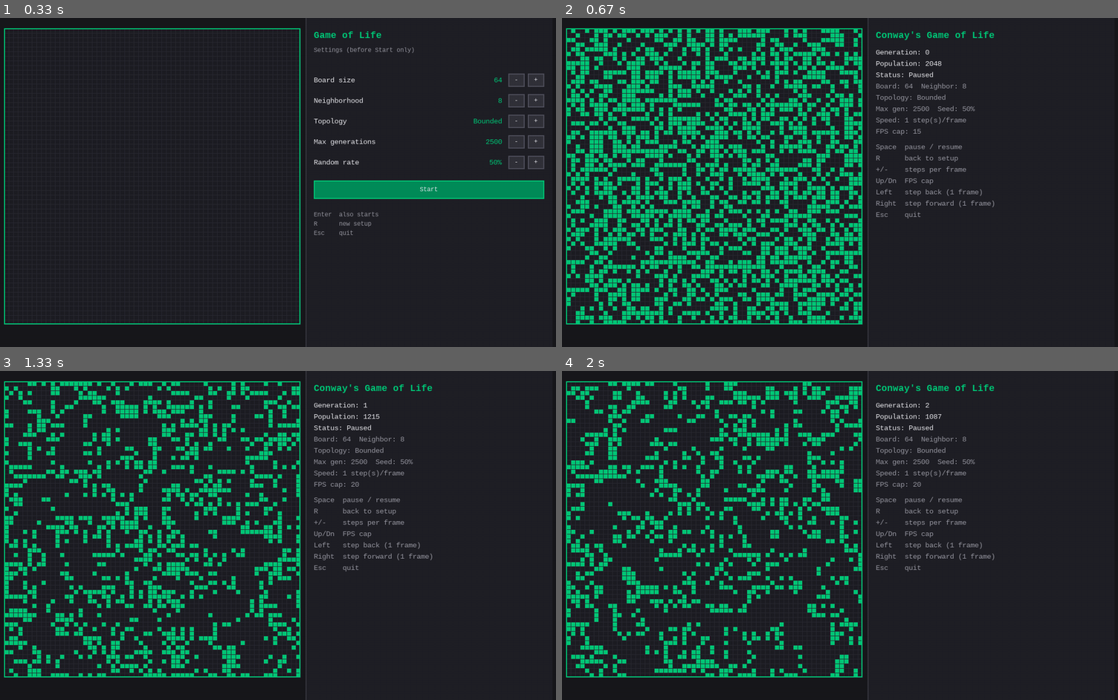
Above: before the commit, frames 1-4 (two rows, left to right).
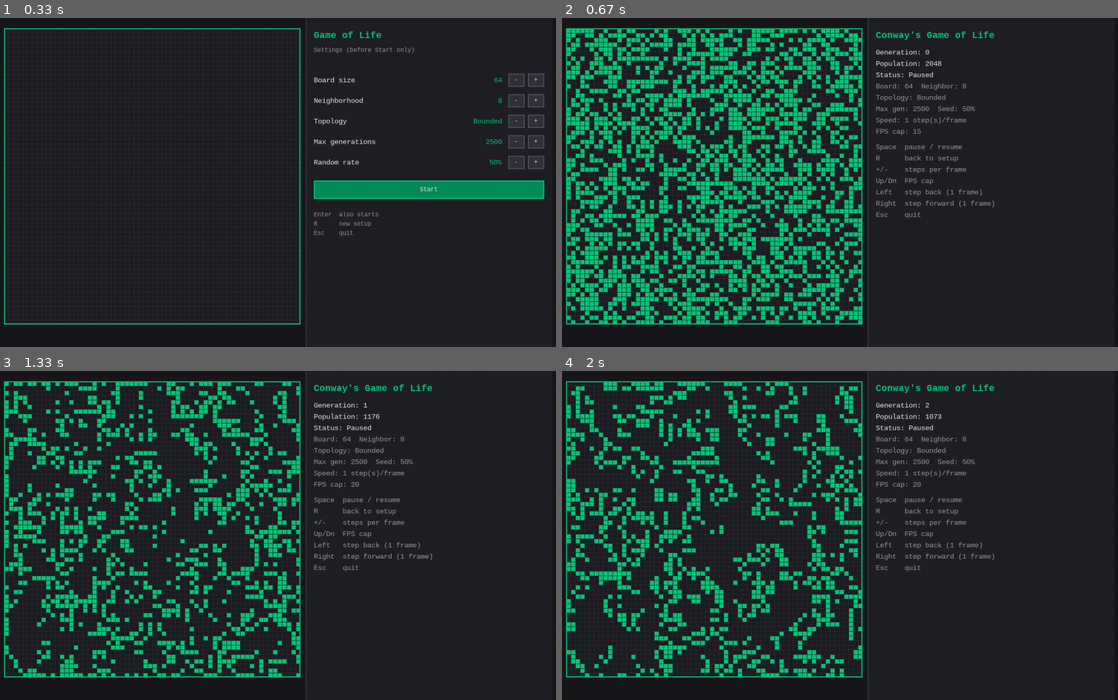
Above: after the commit, the same moments.

Repository: tasi-ts/GoL
Game: pygame game, started from gol/__main__.py
Two runs of this game, one before a commit and one after it. Both use one fixed random seed, a clock stepped at 60 frames per second and the inputs below.
Inputs (mouse positions are in pixels of both pictures, inside the frame that each line leads up to):
- Up to frame 1 (0.33 s): no input
- Up to frame 2 (0.67 s): click "Start" at 0.42 s
- Up to frame 3 (1.33 s): hold Right 0.67-1.13 s; move the mouse to (255, 551) at 0.7 s; hold Up from 1.17 s (still down)
- Up to frame 4 (2 s): release Up at 1.47 s; hold Right 1.5-1.97 s

Frame 1 is identical in both runs. In frame 2, 23% of the frame differs, in the area x 0-54%, y 3-93%; in frame 3, 18%; in frame 4, 18%.

Commit message:
Represent boards solely as a live-cell set behind a shared protocol

Diff:
--- a/gol/board.py
+++ b/gol/board.py
@@ -1,18 +1,46 @@
 import copy
-import random
+from typing import Protocol, runtime_checkable
 
 import matplotlib.pyplot as plt
 
+from .seeding import make_rng, target_live_count
+
+
+@runtime_checkable
+class BoardProtocol(Protocol):
+    """Shared surface used by ``GameOfLife`` for flat and geodesic boards."""
+
+    cells: set
+
+    @property
+    def cell_count(self) -> int: ...
+
+    @property
+    def live_cells(self) -> set: ...
+
+    @property
+    def area(self) -> int: ...
+
+    def is_alive(self, cell) -> bool: ...
+
+    def set_alive(self, cell, alive: bool) -> None: ...
+
+    def neighbors(self, cell): ...
+
+    def add_object(self, coord_set) -> None: ...
+
+    def add_random_coords(self, rate=None, seed=None) -> None: ...
+
+    def calc_area(self) -> None: ...
+
 
 class FlatBoard:
-    """Square grid board implementing the shared board protocol."""
+    """Square grid board. Live cells are ``(row, column)`` pairs."""
 
     def __init__(self, size, rules=None) -> None:
         self.size = size
         self.rules = rules
-        self.array = [[0 for _ in range(self.size)] for _ in range(self.size)]
         self.cells = set()
-        self.area = 0
 
     @property
     def cell_count(self):
@@ -22,13 +50,14 @@
     def live_cells(self):
         return self.cells
 
+    @property
+    def area(self):
+        return len(self.cells)
+
     def is_alive(self, cell):
-        x, y = cell
-        return self.array[x][y] == 1
+        return cell in self.cells
 
     def set_alive(self, cell, alive):
-        x, y = cell
-        self.array[x][y] = 1 if alive else 0
         if alive:
             self.cells.add(cell)
         else:
@@ -50,13 +79,13 @@
     def print_board(self):
         for i in range(self.size):
             for j in range(self.size):
-                print("{0}".format(self.array[i][j]), end=" ")
+                print("{0}".format(1 if self.is_alive((i, j)) else 0), end=" ")
             print()
         print()
 
     def convert_to_binary_image(self):
         return [
-            [self.array[j][i] * 255 for i in range(self.size)]
+            [255 if self.is_alive((j, i)) else 0 for i in range(self.size)]
             for j in range(self.size)
         ]
 
@@ -67,41 +96,26 @@
 
     def add_object(self, coord_set):
         self.cells = self.cells.union(coord_set)
-        for elem in coord_set:
-            x, y = elem
-            self.array[x][y] = 1
-        self.calc_area()
 
-    def add_random_coords(self, rate=None):
-        if rate is None:
-            num = int(self.size * self.size * 0.5)
-        else:
-            num = int(self.size * self.size * rate)
-        cnt = 0
-        while cnt < num:
-            x = random.randrange(self.size)
-            y = random.randrange(self.size)
-            if (x, y) not in self.cells:
-                self.cells.add((x, y))
-                self.array[x][y] = 1
-                cnt += 1
-        self.calc_area()
+    def add_random_coords(self, rate=None, seed=None):
+        num = target_live_count(self.cell_count, rate)
+        rng = make_rng(seed)
+        added = 0
+        while added < num:
+            cell = (rng.randrange(self.size), rng.randrange(self.size))
+            if cell not in self.cells:
+                self.cells.add(cell)
+                added += 1
 
     def calc_area(self):
-        area_array = int(sum([sum(row) for row in self.array]))
-        area_cells = len(self.cells)
-        if not area_array == area_cells:
-            raise Exception("--- Area is inconsistent! ---")
-        self.area = area_cells
+        """No-op: ``area`` is ``len(live_cells)``."""
 
     def __deepcopy__(self, memo):
         new_board = object.__new__(FlatBoard)
         memo[id(self)] = new_board
         new_board.size = self.size
         new_board.rules = copy.deepcopy(self.rules, memo) if self.rules else None
-        new_board.array = copy.deepcopy(self.array, memo)
         new_board.cells = set(self.cells)
-        new_board.area = self.area
         return new_board
 
 
--- a/gol/game.py
+++ b/gol/game.py
@@ -9,13 +9,16 @@
 
 class GameOfLife:
 
-    def __init__(self, init_board, rule_set=None, max_iter=2500, rand_rate=0.5) -> None:
+    def __init__(
+        self, init_board, rule_set=None, max_iter=2500, rand_rate=0.5, seed=None
+    ) -> None:
         self.board = init_board
         if isinstance(init_board, FlatBoard) and rule_set is not None:
             init_board.rules = rule_set
         self.rule_set = rule_set
         self.max_iter = max_iter
         self.rand_rate = rand_rate
+        self.seed = seed
         self.sequence = []
         self._initial_board = None
 
@@ -56,7 +59,7 @@
 
     def initialize_board(self):
         if self.rand_rate:
-            self.board.add_random_coords(rate=self.rand_rate)
+            self.board.add_random_coords(rate=self.rand_rate, seed=self.seed)
         self.board.calc_area()
         self._initial_board = copy.deepcopy(self.board)
         self.sequence = []
@@ -114,13 +117,16 @@
     neighborhood=8,
     max_iter=2500,
     rand_rate=0.5,
+    seed=None,
 ):
     """Factory for flat or geodesic games."""
     from .topology import Topology
 
     if topology == Topology.SPHERE:
         board = GeodesicBoard(frequency)
-        return GameOfLife(board, rule_set=None, max_iter=max_iter, rand_rate=rand_rate)
+        return GameOfLife(
+            board, rule_set=None, max_iter=max_iter, rand_rate=rand_rate, seed=seed
+        )
 
     rules = Rules(
         neighborhood,
@@ -128,7 +134,9 @@
         toroidal=(topology == Topology.TOROIDAL),
     )
     board = FlatBoard(board_size, rules=rules)
-    return GameOfLife(board, rule_set=rules, max_iter=max_iter, rand_rate=rand_rate)
+    return GameOfLife(
+        board, rule_set=rules, max_iter=max_iter, rand_rate=rand_rate, seed=seed
+    )
 
 
 def main():
--- a/gol/geodesic_board.py
+++ b/gol/geodesic_board.py
@@ -1,6 +1,5 @@
-import random
-
 from .geodesic_mesh import GeodesicMesh
+from .seeding import make_rng, target_live_count
 
 
 class GeodesicBoard:
@@ -10,7 +9,6 @@
         self.frequency = frequency
         self.mesh = GeodesicMesh(frequency)
         self.cells = set()
-        self.area = 0
 
     @property
     def cell_count(self):
@@ -23,6 +21,10 @@
     @property
     def live_cells(self):
         return self.cells
+
+    @property
+    def area(self):
+        return len(self.cells)
 
     def is_alive(self, cell):
         return cell in self.cells
@@ -37,22 +39,17 @@
         return self.mesh.adjacency[cell]
 
     def calc_area(self):
-        self.area = len(self.cells)
+        """No-op: ``area`` is ``len(live_cells)``."""
 
     def add_object(self, coord_set):
         self.cells = self.cells.union(coord_set)
-        self.calc_area()
 
-    def add_random_coords(self, rate=None):
-        if rate is None:
-            num = int(self.cell_count * 0.5)
-        else:
-            num = int(self.cell_count * rate)
+    def add_random_coords(self, rate=None, seed=None):
+        num = target_live_count(self.cell_count, rate)
         candidates = list(range(self.cell_count))
-        random.shuffle(candidates)
+        make_rng(seed).shuffle(candidates)
         for cell_id in candidates[:num]:
             self.cells.add(cell_id)
-        self.calc_area()
 
     def print_cells(self):
         print(self.cells, end="\n\n")
@@ -66,5 +63,4 @@
         new_board.frequency = self.frequency
         new_board.mesh = self.mesh
         new_board.cells = set(self.cells)
-        new_board.area = self.area
         return new_board
--- /dev/null
+++ b/gol/seeding.py
@@ -0,0 +1,15 @@
+"""Shared random-fill helpers for flat and geodesic boards."""
+
+import random
+
+DEFAULT_FILL_RATE = 0.5
+
+
+def target_live_count(cell_count, rate=None):
+    if rate is None:
+        rate = DEFAULT_FILL_RATE
+    return int(cell_count * rate)
+
+
+def make_rng(seed=None):
+    return random.Random(seed)
--- a/tests/helpers.py
+++ b/tests/helpers.py
@@ -1,6 +1,6 @@
 """Canonical Life patterns and board/game builders for characterization tests.
 
-Coordinates are (row, column), matching ``FlatBoard.array[x][y]``.
+Coordinates are (row, column) pairs in ``FlatBoard.live_cells``.
 """
 
 from gol.board import FlatBoard
--- a/tests/integration/test_engine_loop.py
+++ b/tests/integration/test_engine_loop.py
@@ -72,6 +72,14 @@
     assert game.board.area == len(game.board.live_cells)
 
 
+def test_make_game_seed_is_reproducible():
+    first = make_game(Topology.BOUNDED, board_size=16, rand_rate=0.4, seed=99)
+    second = make_game(Topology.BOUNDED, board_size=16, rand_rate=0.4, seed=99)
+    first.initialize_board()
+    second.initialize_board()
+    assert first.board.live_cells == second.board.live_cells
+
+
 def test_sphere_random_run_stays_within_mesh():
     game = make_game(Topology.SPHERE, frequency=2, max_iter=8, rand_rate=0.5)
     game.initialize_board()
--- a/tests/unit/test_board.py
+++ b/tests/unit/test_board.py
@@ -1,9 +1,9 @@
 import copy
-import random
 
 import pytest
 
-from gol.board import Board, FlatBoard
+from gol.board import Board, BoardProtocol, FlatBoard
+from gol.geodesic_board import GeodesicBoard
 from gol.rules import Rules
 
 pytestmark = pytest.mark.unit
@@ -17,32 +17,35 @@
     assert Board is FlatBoard
 
 
+def test_flat_and_geodesic_satisfy_protocol():
+    assert isinstance(_board(), BoardProtocol)
+    assert isinstance(GeodesicBoard(2), BoardProtocol)
+
+
 def test_new_board_is_empty():
     board = _board()
     assert board.cells == set()
     assert board.area == 0
     assert board.cell_count == 25
-    assert all(cell == 0 for row in board.array for cell in row)
+    assert not any(board.is_alive((i, j)) for i in range(5) for j in range(5))
 
 
-def test_set_alive_updates_array_and_cells():
+def test_set_alive_updates_live_cells():
     board = _board()
     board.set_alive((1, 2), True)
     assert board.is_alive((1, 2))
-    assert board.array[1][2] == 1
     assert (1, 2) in board.cells
     board.set_alive((1, 2), False)
     assert not board.is_alive((1, 2))
-    assert board.array[1][2] == 0
     assert (1, 2) not in board.cells
 
 
-def test_set_alive_does_not_refresh_area():
+def test_area_tracks_live_cells():
     board = _board()
     board.set_alive((0, 0), True)
+    assert board.area == 1
+    board.set_alive((0, 0), False)
     assert board.area == 0
-    board.calc_area()
-    assert board.area == 1
 
 
 def test_add_object_sets_area():
@@ -53,26 +56,32 @@
 
 
 def test_add_random_coords_default_rate_is_half():
-    random.seed(0)
     board = _board(size=10)
-    board.add_random_coords()
+    board.add_random_coords(seed=0)
     assert board.area == 50
     assert len(board.cells) == 50
 
 
 def test_add_random_coords_honors_rate():
-    random.seed(1)
     board = _board(size=10)
-    board.add_random_coords(rate=0.2)
+    board.add_random_coords(rate=0.2, seed=1)
     assert board.area == 20
 
 
-def test_calc_area_raises_when_array_and_cells_diverge():
-    board = _board()
-    board.set_alive((0, 0), True)
-    board.cells.discard((0, 0))
-    with pytest.raises(Exception, match="Area is inconsistent"):
-        board.calc_area()
+def test_same_seed_reproduces_live_cells():
+    first = _board(size=10)
+    second = _board(size=10)
+    first.add_random_coords(rate=0.3, seed=42)
+    second.add_random_coords(rate=0.3, seed=42)
+    assert first.live_cells == second.live_cells
+
+
+def test_convert_to_binary_image_uses_live_cells():
+    board = _board(size=3)
+    board.set_alive((1, 2), True)
+    image = board.convert_to_binary_image()
+    assert image[1][2] == 255
+    assert image[0][0] == 0
 
 
 def test_neighbors_require_rules():
@@ -93,8 +102,9 @@
     clone = copy.deepcopy(board)
     clone.set_alive((2, 2), False)
     clone.set_alive((0, 0), True)
-    clone.calc_area()
     assert board.is_alive((2, 2))
     assert not board.is_alive((0, 0))
     assert clone.area == 1
     assert board.area == 1
+    assert not hasattr(board, "array")
+    assert not hasattr(clone, "array")
--- a/tests/unit/test_game.py
+++ b/tests/unit/test_game.py
@@ -120,7 +120,7 @@
 def test_rand_rate_truthy_seeds_random_cells():
     rules = Rules(8, 10)
     board = FlatBoard(10, rules=rules)
-    game = GameOfLife(board, rule_set=rules, max_iter=5, rand_rate=0.3)
+    game = GameOfLife(board, rule_set=rules, max_iter=5, rand_rate=0.3, seed=0)
     game.initialize_board()
     assert game.board.area == 30
 
--- a/tests/unit/test_geodesic_board.py
+++ b/tests/unit/test_geodesic_board.py
@@ -1,5 +1,4 @@
 import copy
-import random
 
 import pytest
 
@@ -33,17 +32,23 @@
 
 
 def test_add_random_coords_default_rate_is_half():
-    random.seed(0)
     board = GeodesicBoard(2)
-    board.add_random_coords()
+    board.add_random_coords(seed=0)
     assert board.area == 21
 
 
 def test_add_random_coords_honors_rate():
-    random.seed(1)
     board = GeodesicBoard(2)
-    board.add_random_coords(rate=0.25)
+    board.add_random_coords(rate=0.25, seed=1)
     assert board.area == 10
+
+
+def test_same_seed_reproduces_live_cells():
+    first = GeodesicBoard(2)
+    second = GeodesicBoard(2)
+    first.add_random_coords(rate=0.5, seed=7)
+    second.add_random_coords(rate=0.5, seed=7)
+    assert first.live_cells == second.live_cells
 
 
 def test_neighbors_come_from_mesh():
--- /dev/null
+++ b/tests/unit/test_seeding.py
@@ -0,0 +1,16 @@
+import pytest
+
+from gol.seeding import DEFAULT_FILL_RATE, target_live_count
+
+pytestmark = pytest.mark.unit
+
+
+def test_default_rate_is_half():
+    assert DEFAULT_FILL_RATE == 0.5
+    assert target_live_count(100) == 50
+    assert target_live_count(100, None) == 50
+
+
+def test_explicit_rate():
+    assert target_live_count(10, 0.2) == 2
+    assert target_live_count(16, 0.4) == 6
